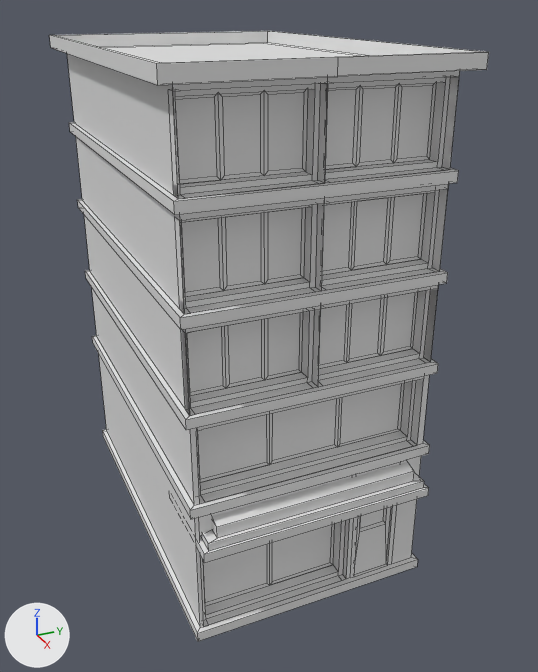
Before and after pictures for a commit that changed the Blender file Assets/Models/MiScusiModels/NewYork/Building06.blend.
Camera for both pictures: a 50 mm camera at (12.13, 19.69, 11.05) aimed at (-1.2, 25.69, 4.39). The lights are fixed; the arrows at lower left show +X, +Y and +Z. Mesh edges are drawn as thin lines.

The first picture shows 'building_006'.
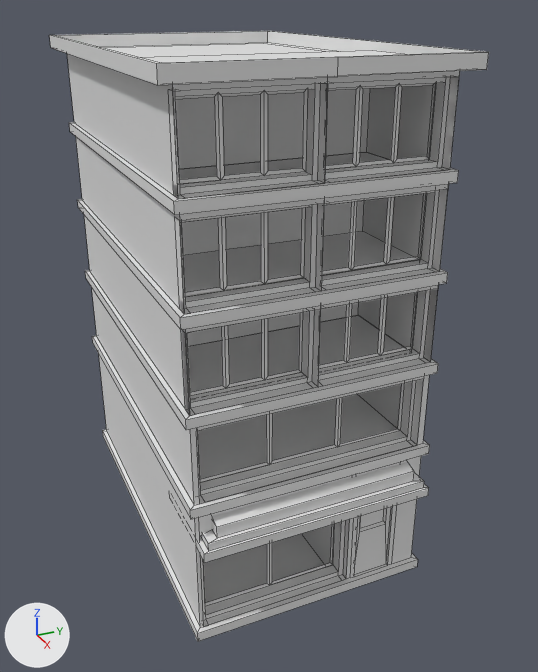
Location of each change, [x1, y1, x2, y2] in pixels of the pictures (538 x 672 px):
'Cube', added: after [142, 50, 436, 603]
part 1 of me_building_006_mesh, deleted: before [176, 85, 433, 603]

The change, as a list of edits to the scene's bpy script:
```text
Change me_building_006_mesh:
    used by ob_building_006; location = (0.96, 25.19, 5.51)
    remove me_building_006_mesh.from_pydata(...)  # 475 vertices, 441 faces; spans x -6.91..1.4, y -2.65..2.66, z -5.51..4.74
    add me_building_006_mesh.from_pydata(...)  # 475 vertices, 418 faces; spans x -6.91..1.4, y -2.65..2.66, z -5.51..4.74
    me_building_006_mesh part 1
    23 faces are deleted
Add me_cube:
    me_cube.from_pydata(...)  # 40 vertices, 25 faces; spans x -0.38..1.62, y -0.39..4.11, z -1.0..9.08
Add ob_cube:
    ob_cube = bpy.data.objects.new('Cube', me_cube)
    ob_cube.location = (0.0, 23.28, 1.06)
```
